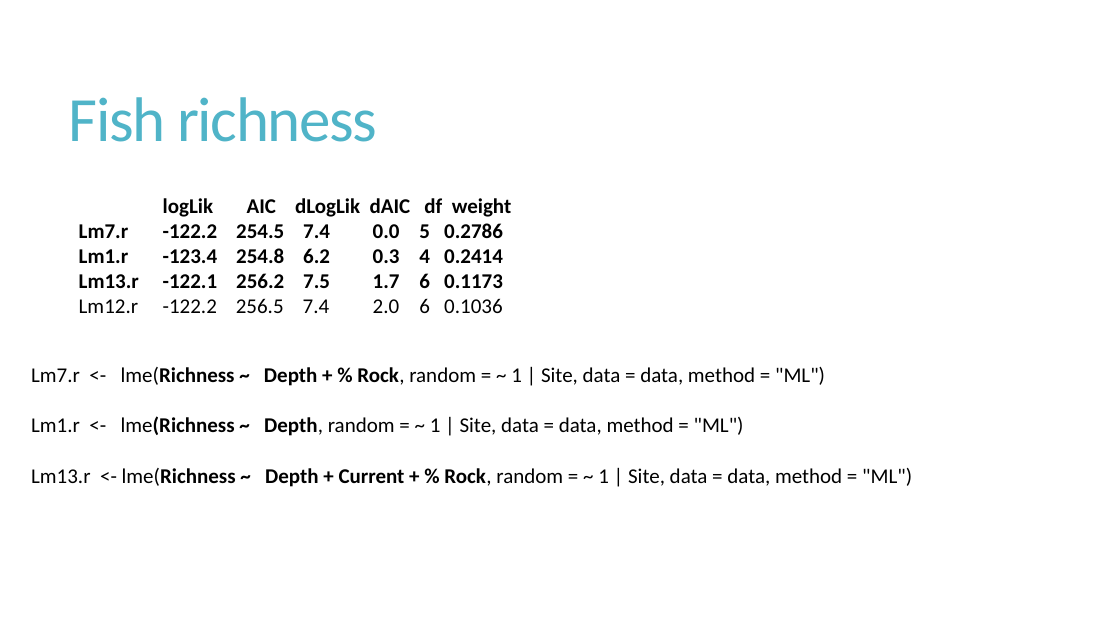
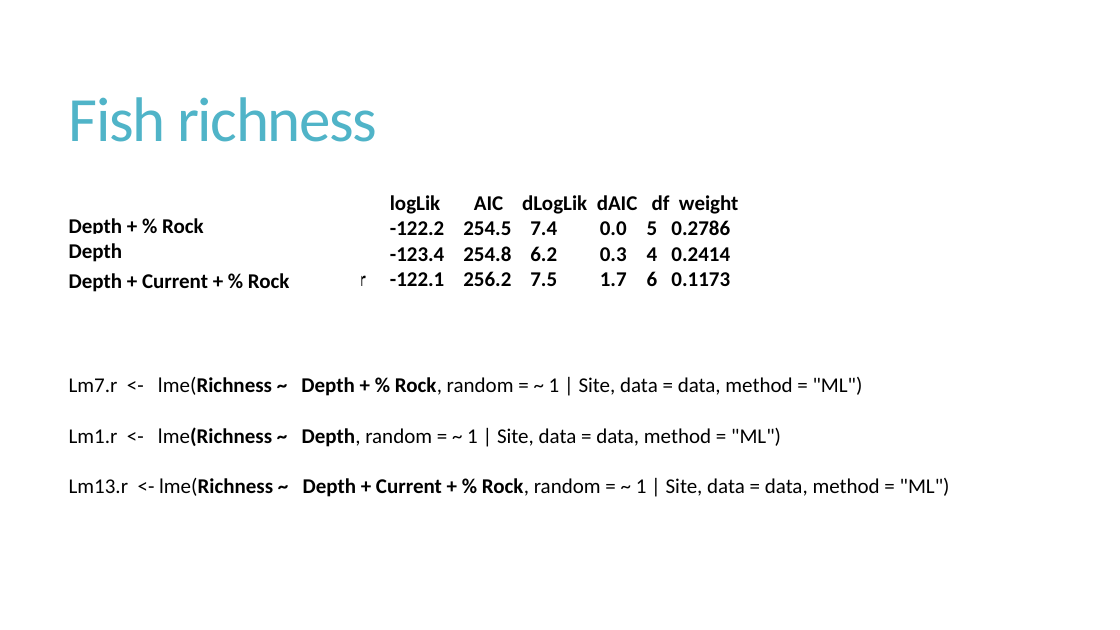
Before and after one commit to fionatfrancis/HiLo-Fish, a slide deck: slide 8 of HiLoAnalysisUpdate.pptx. Drawn at 1120x630 pixels with LibreOffice and Linux fonts; fonts in the diff are those of the drawing. Boxes give left, top, right and bottom in pixels: in the first picture for what was removed or moved away, otherwise in the second. Text is boxed around its words. In the diff, an @@ line names an element or a change of style, - is before the commit and + after.

```diff
--- a/HiLoAnalysisUpdate.pptx
+++ b/HiLoAnalysisUpdate.pptx
@@ text "logLik AIC dLogLik dAIC df ...": place and size @@
-text "logLik AIC dLogLik dAIC df ..." at <box>163,198,512,313</box>
+text "logLik AIC dLogLik dAIC df ..." at <box>390,195,739,286</box>
@@ text added at <box>69,218,204,234</box>, 18 pt, text #000000, bold @@
+Depth + % Rock
@@ text added at <box>69,243,123,262</box>, 18 pt, text #000000, bold @@
+Depth
@@ text added at <box>69,273,290,292</box>, 18 pt, text #000000, bold @@
+Depth + Current + % Rock
@@ text at <box>236,298,502,313</box>: paragraph removed @@
-Lm12.r -122.2 256.5 7.4 2.0 6 0.1036
@@ text "Lm7.r <- lme(Richness ~ Depth ...": place and size @@
-text "Lm7.r <- lme(Richness ~ Depth ..." at <box>31,367,912,487</box>
+text "Lm7.r <- lme(Richness ~ Depth ..." at <box>69,377,950,497</box>
```
Also in this commit, not shown: 7 other slides changed, 4 slides added, 1 slide removed, 3 other files.
